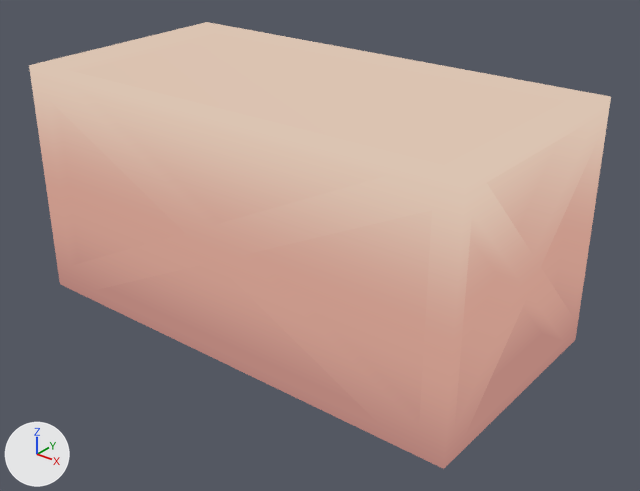
A saved change to the glTF model assets/3D/small things/destructables/Kiste1x2.glb.
Before and after are seen from a camera (50 mm lens) standing at (1.05, -1.255, 0.951) and looking at (0.051, -0.007, 0.177). The axes (+X, +Y, +Z) are drawn at lower left. The lights are the same throughout.

The scene before the commit, as lines of its bpy script (objects in view):
```python
mat_auto = bpy.data.materials.new('Auto')
mat_auto.use_nodes = True; mat_auto.node_tree.nodes.clear()
_N = mat_auto.node_tree.nodes; _L = mat_auto.node_tree.links
n0 = _N.new('ShaderNodeEmission'); n0.name = 'Emission'
n1 = _N.new('ShaderNodeLightPath'); n1.name = 'Light Path'
n2 = _N.new('ShaderNodeBsdfTransparent'); n2.name = 'Transparent BSDF'
n3 = _N.new('ShaderNodeMixShader'); n3.name = 'Mix Shader'
n4 = _N.new('ShaderNodeOutputMaterial'); n4.name = 'Material Output'
n5 = _N.new('ShaderNodeTexImage'); n5.name = 'Image Texture'
n5.image = img_gradienttextures
_L.new(n1.outputs[0], n3.inputs[0])  # 'Is Camera Ray' to 'Factor'
_L.new(n2.outputs[0], n3.inputs[1])  # 'BSDF' to 'Shader'
_L.new(n0.outputs[0], n3.inputs[2])  # 'Emission' to 'Shader'
_L.new(n3.outputs[0], n4.inputs[0])  # 'Shader' to 'Surface'
_L.new(n5.outputs[0], n0.inputs[0])  # 'Color' to 'Color'
me_plane_087 = bpy.data.meshes.new('Plane.087')
me_plane_087.from_pydata(...)  # 116 vertices, 228 faces; spans x -0.502..0.5, y -0.25..0.25, z -0.266..0.234
me_plane_087.materials.append(mat_auto)
ob_plane_063 = bpy.data.objects.new('Plane.063', me_plane_087)
ob_plane_063.location = (0.0, 0.0, 0.272)
```
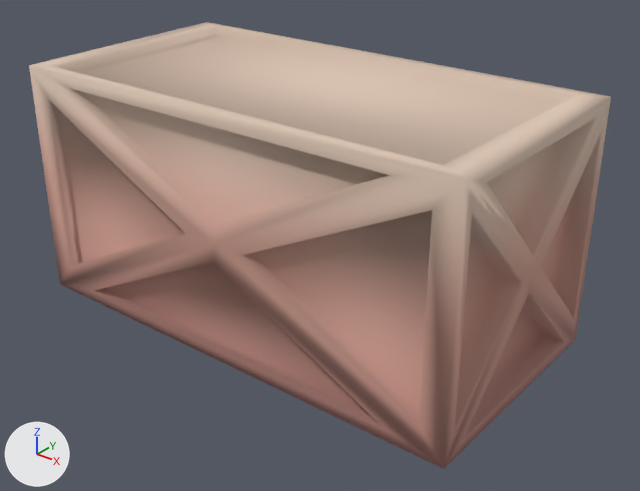
Where the newer file only moved an object's origin or applied its transform, the numbers keep the older frame.

Changed parts and their boxes [x1, y1, x2, y2] in the pictures (640 x 491 px):
'Plane.063', recoloured
    both: [29, 22, 611, 469]

What changed in the scene script:
```text
Change mat_auto:
    remove # nodes: BsdfTransparent, Emission, LightPath, MixShader, OutputMaterial, TexImage
    nodes: BsdfPrincipled, OutputMaterial, TexImage
```
